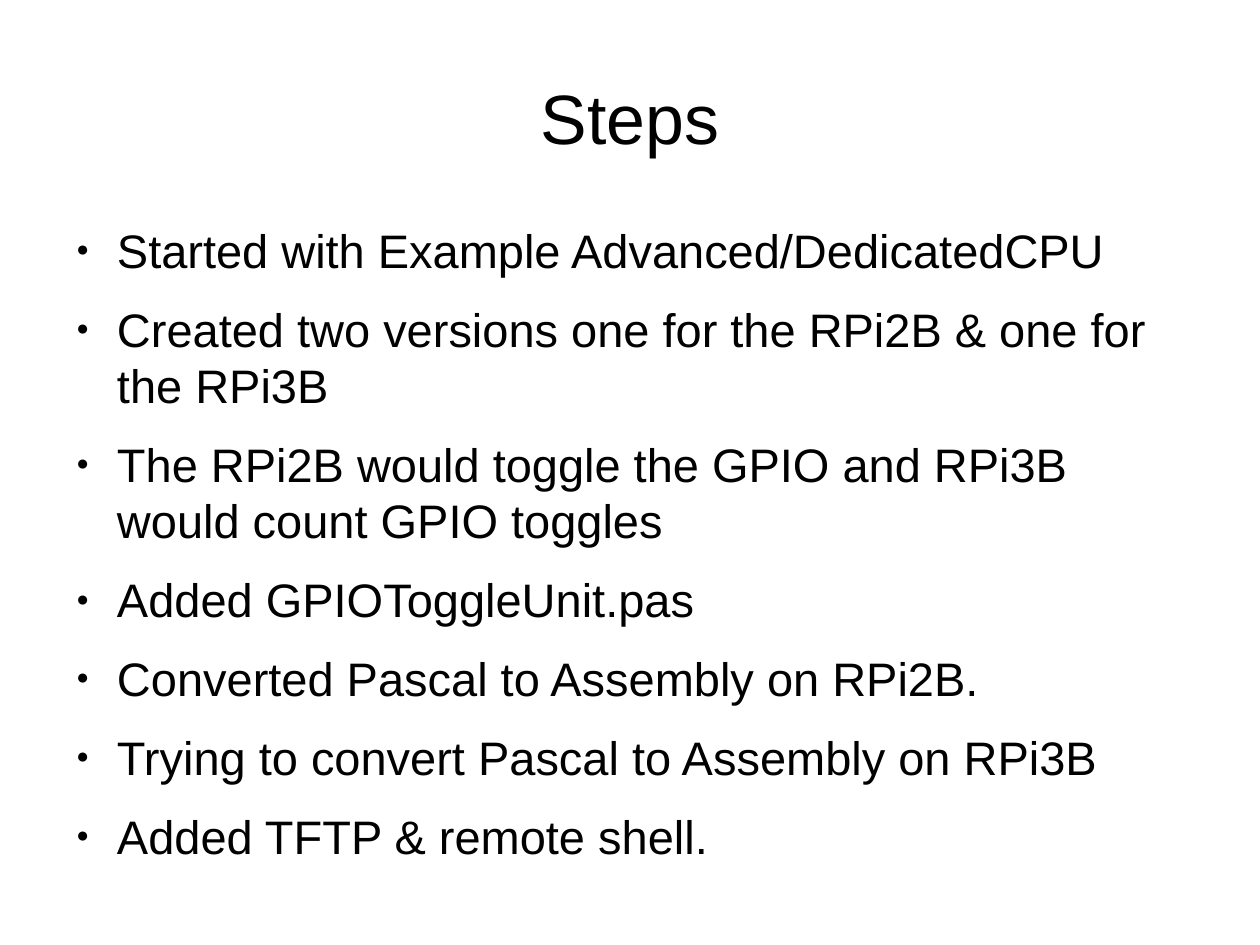
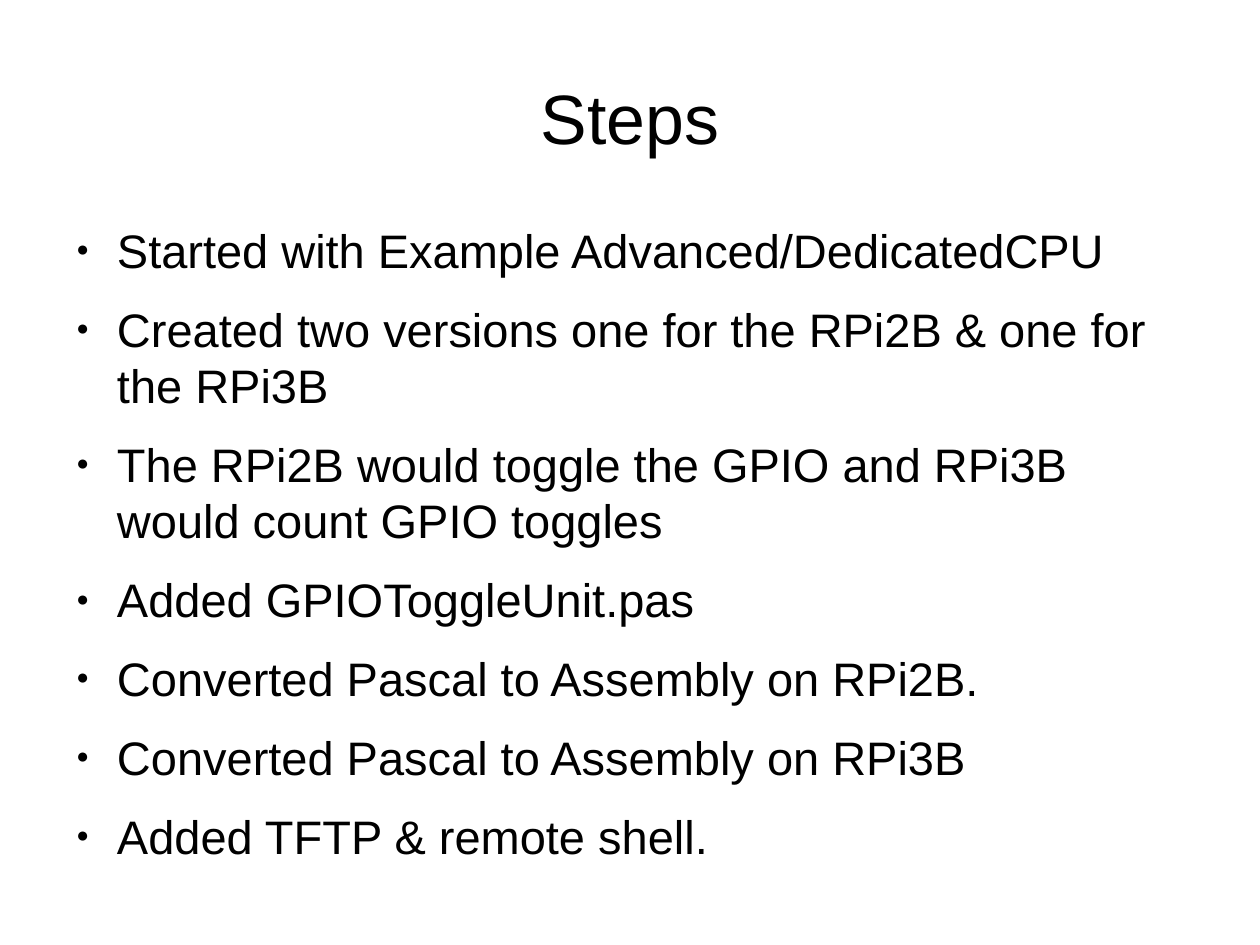
Before and after one commit to develone/Ultibo_DedicatedCPU, a slide deck: slide 3 of toggles.odp. Drawn at 1260x945 pixels with LibreOffice and Linux fonts; fonts in the diff are those of the drawing. Boxes give left, top, right and bottom in pixels: in the first picture for what was removed or moved away, otherwise in the second. Text is boxed around its words. In the diff, an @@ line names an element or a change of style, - is before the commit and + after.

Commit message:
RPi3 now in asm

```diff
--- a/toggles.odp
+++ b/toggles.odp
@@ text at [117,741,965,784]: text changed @@
-● Trying to convert Pascal to Assembly on RPi3B
+● Converted Pascal to Assembly on RPi3B
```
